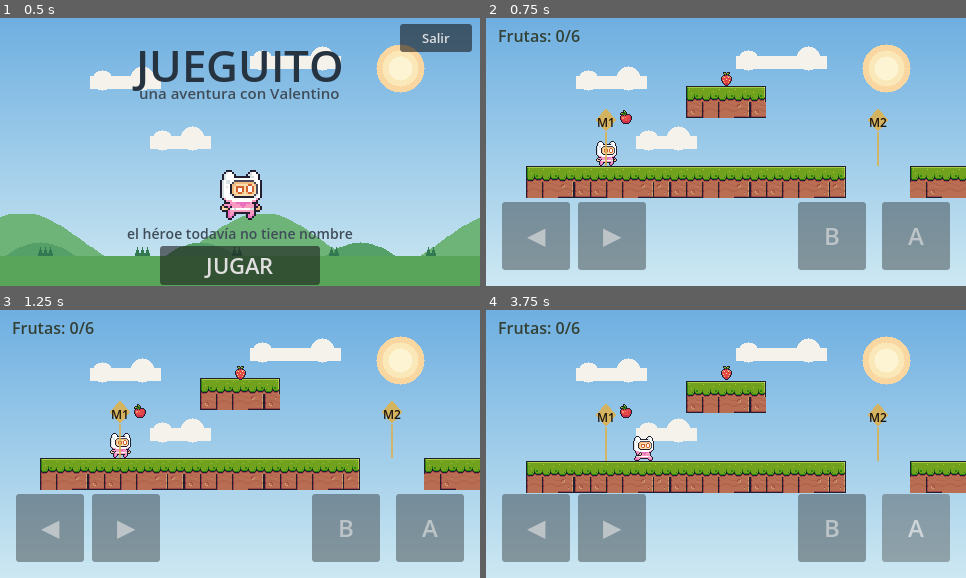
Above: before the commit, frames 1-4 (two rows, left to right).
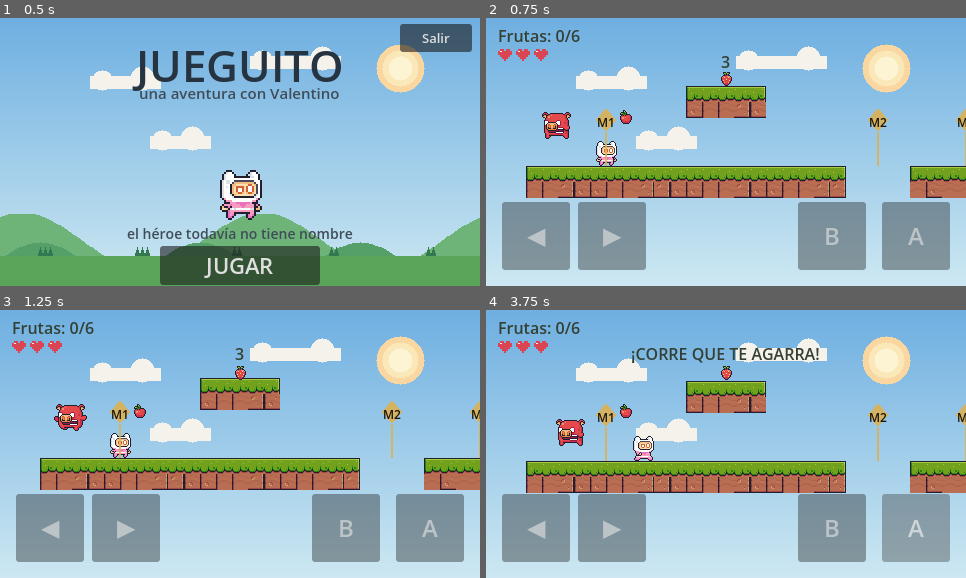
Above: after the commit, the same moments.

Repository: hectororviz/TinoGames
Game: Godot game, scene res://scenes/menu.tscn
The game is run twice, just before and just after one commit, with the same random seed, the same clock (stepped at 60 frames per second) and the same inputs.
Inputs:
- Up to frame 1 (0.5 s): no input
- Up to frame 2 (0.75 s): click "JUGAR" at 0.5 s
- Up to frame 3 (1.25 s): no input
- Up to frame 4 (3.75 s): click "◀" at 1.25 s; click "▶" at 2 s; click "A" at 2.75 s; tap Enter (ui_accept) at 3.5 s; hold Right (move_right) from 3.53 s (still down); tap J (dash) at 3.6 s

Frame 1 is identical in both runs. In frame 2, 0.9% of the frame differs, in the area x 2-100%, y 11-56%; in frame 3, 0.9%; in frame 4, 1.7%, in the area x 2-100%, y 11-57%.

Commit message:
Persecucion: chancho Angry Pig + 3s ventaja + 3 corazones, nivel lateral con pinchos y escalones

Diff:
--- /dev/null
+++ b/scenes/chaser.tscn
@@ -0,0 +1,8 @@
+[gd_scene load_steps=2 format=3]
+
+[ext_resource type="Script" path="res://scripts/chaser.gd" id="1_chase"]
+
+[node name="Chaser" type="Node2D"]
+script = ExtResource("1_chase")
+
+[node name="AnimatedSprite2D" type="AnimatedSprite2D" parent="."]
--- a/scenes/main.tscn
+++ b/scenes/main.tscn
@@ -10,6 +10,10 @@
 [ext_resource type="PackedScene" path="res://scenes/collectible.tscn" id="8_gem"]
 [ext_resource type="Texture2D" path="res://art/Apple.png" id="9_apple"]
 [ext_resource type="Texture2D" path="res://art/Strawberry.png" id="10_straw"]
+[ext_resource type="PackedScene" path="res://scenes/chaser.tscn" id="11_chase"]
+[ext_resource type="Texture2D" path="res://art/spk48.png" id="12_spk48"]
+[ext_resource type="Texture2D" path="res://art/spk64.png" id="13_spk64"]
+[ext_resource type="Texture2D" path="res://art/heart.png" id="14_heart"]
 
 [sub_resource type="RectangleShape2D" id="Rect_F1"]
 size = Vector2(320, 32)
@@ -20,8 +24,17 @@
 [sub_resource type="RectangleShape2D" id="Rect_P"]
 size = Vector2(64, 12)
 
-[sub_resource type="RectangleShape2D" id="Rect_HF"]
-size = Vector2(128, 32)
+[sub_resource type="RectangleShape2D" id="Rect_S1"]
+size = Vector2(48, 32)
+
+[sub_resource type="RectangleShape2D" id="Rect_S2"]
+size = Vector2(48, 64)
+
+[sub_resource type="RectangleShape2D" id="Rect_Sp1"]
+size = Vector2(48, 16)
+
+[sub_resource type="RectangleShape2D" id="Rect_Sp2"]
+size = Vector2(64, 16)
 
 [sub_resource type="RectangleShape2D" id="Rect_F4"]
 size = Vector2(160, 32)
@@ -71,21 +84,13 @@
 position = Vector2(-200, -60)
 shape = SubResource("Rect_P")
 
-[node name="P2" type="CollisionShape2D" parent="Geometry"]
-position = Vector2(100, -90)
-shape = SubResource("Rect_P")
-
-[node name="P3" type="CollisionShape2D" parent="Geometry"]
-position = Vector2(190, -130)
-shape = SubResource("Rect_P")
-
-[node name="P4" type="CollisionShape2D" parent="Geometry"]
-position = Vector2(290, -160)
-shape = SubResource("Rect_P")
-
-[node name="HF" type="CollisionShape2D" parent="Geometry"]
-position = Vector2(364, -144)
-shape = SubResource("Rect_HF")
+[node name="S1" type="CollisionShape2D" parent="Geometry"]
+position = Vector2(220, -16)
+shape = SubResource("Rect_S1")
+
+[node name="S2" type="CollisionShape2D" parent="Geometry"]
+position = Vector2(280, -32)
+shape = SubResource("Rect_S2")
 
 [node name="F4" type="CollisionShape2D" parent="Geometry"]
 position = Vector2(540, 16)
@@ -93,6 +98,14 @@
 
 [node name="Visuals" type="Node2D" parent="."]
 
+[node name="Spikes1" type="Sprite2D" parent="Visuals"]
+position = Vector2(120, -8)
+texture = ExtResource("12_spk48")
+
+[node name="Spikes2" type="Sprite2D" parent="Visuals"]
+position = Vector2(520, -8)
+texture = ExtResource("13_spk64")
+
 [node name="Killzone" type="Area2D" parent="."]
 position = Vector2(0, 190)
 
@@ -104,6 +117,21 @@
 
 [node name="Shape" type="CollisionShape2D" parent="Exit"]
 shape = SubResource("Rect_Exit")
+
+[node name="Spikes1" type="Area2D" parent="."]
+position = Vector2(120, -8)
+
+[node name="Shape" type="CollisionShape2D" parent="Spikes1"]
+shape = SubResource("Rect_Sp1")
+
+[node name="Spikes2" type="Area2D" parent="."]
+position = Vector2(520, -8)
+
+[node name="Shape" type="CollisionShape2D" parent="Spikes2"]
+shape = SubResource("Rect_Sp2")
+
+[node name="Chaser" parent="." instance=ExtResource("11_chase")]
+position = Vector2(-370, -40)
 
 [node name="HUD" type="CanvasLayer" parent="."]
 layer = 5
@@ -118,6 +146,31 @@
 theme_override_colors/font_color = Color(0.2, 0.25, 0.2, 1)
 theme_override_font_sizes/font_size = 16
 text = "Frutas: 0/6"
+
+[node name="Hearts" type="HBoxContainer" parent="HUD"]
+offset_left = 12.0
+offset_top = 32.0
+offset_right = 70.0
+offset_bottom = 46.0
+theme_override_constants/separation = 4
+
+[node name="Heart1" type="TextureRect" parent="HUD/Hearts"]
+custom_minimum_size = Vector2(14, 14)
+texture = ExtResource("14_heart")
+expand_mode = 1
+stretch_mode = 5
+
+[node name="Heart2" type="TextureRect" parent="HUD/Hearts"]
+custom_minimum_size = Vector2(14, 14)
+texture = ExtResource("14_heart")
+expand_mode = 1
+stretch_mode = 5
+
+[node name="Heart3" type="TextureRect" parent="HUD/Hearts"]
+custom_minimum_size = Vector2(14, 14)
+texture = ExtResource("14_heart")
+expand_mode = 1
+stretch_mode = 5
 
 [node name="MsgLabel" type="Label" parent="HUD"]
 unique_name_in_owner = true
@@ -153,16 +206,10 @@
 text = "M2"
 
 [node name="M3" parent="." instance=ExtResource("4_mile")]
-position = Vector2(340, 0)
+position = Vector2(40, 0)
 
 [node name="Tag" parent="M3"]
 text = "M3"
-
-[node name="M4" parent="." instance=ExtResource("4_mile")]
-position = Vector2(310, -160)
-
-[node name="Tag" parent="M4"]
-text = "M4"
 
 [node name="M5" parent="." instance=ExtResource("4_mile")]
 position = Vector2(560, 0)
@@ -179,19 +226,19 @@
 sprite = ExtResource("10_straw")
 
 [node name="F3" parent="." instance=ExtResource("8_gem")]
-position = Vector2(100, -118)
+position = Vector2(120, -48)
 sprite = ExtResource("9_apple")
 
 [node name="F4" parent="." instance=ExtResource("8_gem")]
-position = Vector2(290, -188)
+position = Vector2(250, -110)
 sprite = ExtResource("10_straw")
 
 [node name="F5" parent="." instance=ExtResource("8_gem")]
-position = Vector2(364, -188)
+position = Vector2(540, -48)
 sprite = ExtResource("9_apple")
 
 [node name="F6" parent="." instance=ExtResource("8_gem")]
-position = Vector2(540, -28)
+position = Vector2(430, -70)
 sprite = ExtResource("10_straw")
 
 [node name="TouchControls" type="CanvasLayer" parent="."]
@@ -256,5 +303,5 @@
 offset_right = 472.0
 offset_bottom = 24.0
 theme_override_font_sizes/font_size = 12
-text = "A salta (x2 doble) · B dash · R reinicia · reportar por M1-M5"
+text = "A salta (x2) · B dash · ¡QUE NO TE AGARRE!"
 horizontal_alignment = 1
--- /dev/null
+++ b/scripts/chaser.gd
@@ -0,0 +1,64 @@
+extends Node2D
+## Chancho perseguidor: vuela hacia el jugador (sin atorarse nunca).
+## Arranca quieto en la jaula; main lo activa tras la cuenta regresiva.
+## Si te toca: pierdes 1 corazón y ambos salen despedidos.
+
+
+@export var chase_speed: float = 92.0
+@export var max_bonus: float = 13.0
+@export var catch_dist: float = 18.0
+
+const SHEET: Texture2D = preload("res://art/pig.png")
+
+var active: bool = false
+var home: Vector2
+
+@onready var _spr: AnimatedSprite2D = $AnimatedSprite2D
+
+
+func _ready() -> void:
+	add_to_group("chaser")
+	home = global_position
+	var sf := SpriteFrames.new()
+	sf.add_animation("run")
+	sf.set_animation_speed("run", 12)
+	sf.set_animation_loop("run", true)
+	for i in 12:
+		var a := AtlasTexture.new()
+		a.atlas = SHEET
+		a.region = Rect2(i * 36, 0, 36, 30)
+		sf.add_frame("run", a)
+	_spr.sprite_frames = sf
+	_spr.play("run")
+
+
+func activate() -> void:
+	active = true
+
+
+func reset() -> void:
+	active = false
+	global_position = home
+
+
+func shove_back() -> void:
+	global_position.x -= 200.0
+
+
+func _physics_process(delta: float) -> void:
+	if not active:
+		return
+	var player := get_tree().get_first_node_in_group("player") as Node2D
+	if player == null:
+		return
+	var dx := player.global_position.x - global_position.x
+	# Goma: si se escapa mucho, acelera (con tope para que sea justo).
+	var bonus := clampf((absf(dx) - 250.0) / 100.0, 0.0, max_bonus)
+	var sp := chase_speed + bonus
+	global_position.x += signf(dx) * sp * delta if dx != 0.0 else 0.0
+	var ty: float = player.global_position.y - 8.0
+	global_position.y = lerpf(global_position.y, ty, 1.0 - exp(-3.0 * delta))
+	_spr.flip_h = dx < 0.0
+	if absf(dx) < catch_dist and absf(player.global_position.y - global_position.y) < 24.0:
+		if player.has_method("take_damage"):
+			player.take_damage(1, global_position)
--- a/scripts/hud.gd
+++ b/scripts/hud.gd
@@ -11,6 +11,13 @@
 	(%FruitLabel as Label).text = _counter()
 	(%MsgLabel as Label).hide()
 	(%MsgTimer as Timer).timeout.connect((_msg() as Label).hide)
+	set_hearts(3)
+
+
+func set_hearts(n: int) -> void:
+	var hearts := get_node("Hearts")
+	for i in hearts.get_child_count():
+		(hearts.get_child(i) as CanvasItem).visible = i < n
 
 
 func _msg() -> Label:
--- a/scripts/main.gd
+++ b/scripts/main.gd
@@ -1,5 +1,5 @@
 extends Node2D
-## Pantalla de juego: pinta tiles PA sobre la colisión, cámara, foso, meta y R.
+## Nivel persecución: cuenta regresiva, pinchos, meta y reinicio de ronda.
 
 
 const TILESET_TEX: Texture2D = preload("res://art/tiles_pa.png")
@@ -52,7 +52,13 @@
 			layer.set_cell(cell, 0, Vector2i(idx, 0))
 
 
+var _cd: float = 3.0
+var _last_n: int = 4
+var _won: bool = false
+
+
 func _ready() -> void:
+	add_to_group("main")
 	_build_tiles()
 	var cam := get_tree().get_first_node_in_group("player_camera") as Camera2D
 	if cam != null:
@@ -61,15 +67,51 @@
 		cam.limit_right = 660
 		cam.limit_bottom = 120
 	($Killzone as Area2D).body_entered.connect(_on_killzone_body)
+	($Spikes1 as Area2D).body_entered.connect(_on_spike_body.bind($Spikes1 as Area2D))
+	($Spikes2 as Area2D).body_entered.connect(_on_spike_body.bind($Spikes2 as Area2D))
 	($Exit as Area2D).body_entered.connect(_on_exit_body)
 
 
-func _on_exit_body(body: Node2D) -> void:
-	if not body.has_method("respawn"):
+func _hud() -> Node:
+	return get_tree().get_first_node_in_group("hud")
+
+
+func _process(delta: float) -> void:
+	if _won:
 		return
-	var hud := get_tree().get_first_node_in_group("hud")
+	if _cd > 0.0:
+		_cd -= delta
+		var n := int(ceil(_cd))
+		if n != _last_n and n >= 1:
+			_last_n = n
+			var hud := _hud()
+			if hud != null and hud.has_method("show_msg"):
+				hud.call("show_msg", str(n))
+		if _cd <= 0.0:
+			var chaser := get_tree().get_first_node_in_group("chaser")
+			if chaser != null and chaser.has_method("activate"):
+				chaser.call("activate")
+			var hud2 := _hud()
+			if hud2 != null and hud2.has_method("show_msg"):
+				hud2.call("show_msg", "¡CORRE QUE TE AGARRA!")
+
+
+func restart_round() -> void:
+	_won = false
+	_cd = 3.0
+	_last_n = 4
+	var player := get_tree().get_first_node_in_group("player")
+	if player != null:
+		if player.has_method("full_heal"):
+			player.call("full_heal")
+		if player.has_method("respawn"):
+			player.call("respawn")
+	var chaser := get_tree().get_first_node_in_group("chaser")
+	if chaser != null and chaser.has_method("reset"):
+		chaser.call("reset")
+	var hud := _hud()
 	if hud != null and hud.has_method("show_msg"):
-		hud.show_msg("¡META! ¿Otra vuelta? Pulsa R")
+		hud.call("show_msg", "¡Otra vez! Tomá ventaja...")
 
 
 func _on_killzone_body(body: Node2D) -> void:
@@ -77,6 +119,23 @@
 		body.respawn()
 
 
+func _on_spike_body(body: Node2D, spike: Area2D) -> void:
+	if body.has_method("take_damage") and body.has_method("respawn"):
+		body.take_damage(1, spike.global_position)
+
+
+func _on_exit_body(body: Node2D) -> void:
+	if _won or not body.has_method("respawn"):
+		return
+	_won = true
+	var chaser := get_tree().get_first_node_in_group("chaser")
+	if chaser != null:
+		chaser.set("active", false)
+	var hud := _hud()
+	if hud != null and hud.has_method("show_msg"):
+		hud.call("show_msg", "¡ESCAPASTE! ¿Otra vuelta? Pulsa R")
+
+
 func _unhandled_input(event: InputEvent) -> void:
 	if event.is_action_pressed("restart"):
 		get_tree().reload_current_scene()
--- a/scripts/player.gd
+++ b/scripts/player.gd
@@ -20,14 +20,21 @@
 @export var dash_time: float = 0.12
 @export var dash_cooldown: float = 0.8
 
+@export_group("Vida")
+@export var max_hp: int = 3
+@export var invuln_time: float = 1.0
+
 const SHEET: Texture2D = preload("res://art/pink.png")
 const CELL: int = 32
 
 var facing: int = 1
 var start_position: Vector2
+var hp: int
 var _coyote: float = 0.0
 var _buffer: float = 0.0
 var _dj_used: bool = false
+var _invuln: float = 0.0
+var _blink: float = 0.0
 var _dash_t: float = 0.0
 var _dash_cd: float = 0.0
 
@@ -46,7 +53,9 @@
 
 
 func _ready() -> void:
+	add_to_group("player")
 	start_position = global_position
+	hp = max_hp
 	var sf := SpriteFrames.new()
 	_add_anim(sf, "idle", [0], 1)
 	_add_anim(sf, "run", [1, 2], 8)
@@ -100,6 +109,48 @@
 	_update_anim()
 
 
+func _process(delta: float) -> void:
+	if _invuln > 0.0:
+		_invuln -= delta
+		_blink += delta
+		modulate.a = 0.35 + 0.3 * sin(_blink * 30.0)
+		if _invuln <= 0.0:
+			modulate.a = 1.0
+
+
+func take_damage(amount: int, from_pos: Vector2) -> void:
+	if _invuln > 0.0:
+		return
+	hp -= amount
+	var hud := get_tree().get_first_node_in_group("hud")
+	if hud != null and hud.has_method("set_hearts"):
+		hud.call("set_hearts", hp)
+	if hud != null and hud.has_method("show_msg"):
+		hud.call("show_msg", "¡Te agarró!")
+	if hp <= 0:
+		var main := get_tree().get_first_node_in_group("main")
+		if main != null and main.has_method("restart_round"):
+			main.call("restart_round")
+		return
+	var away := signf(global_position.x - from_pos.x)
+	if away == 0.0:
+		away = 1.0
+	velocity = Vector2(away * 160.0, -180.0)
+	_invuln = invuln_time
+	var chaser := get_tree().get_first_node_in_group("chaser")
+	if chaser != null and chaser.has_method("shove_back"):
+		chaser.call("shove_back")
+
+
+func full_heal() -> void:
+	hp = max_hp
+	_invuln = 0.0
+	modulate.a = 1.0
+	var hud := get_tree().get_first_node_in_group("hud")
+	if hud != null and hud.has_method("set_hearts"):
+		hud.call("set_hearts", hp)
+
+
 func _update_anim() -> void:
 	_spr.flip_h = facing < 0
 	if not is_on_floor():
Binary file added: art/heart.png
Not shown, added: art/heart.png.import
Binary file added: art/pig.png
Not shown, added: art/pig.png.import
Binary file added: art/spk48.png
Not shown, added: art/spk48.png.import
Binary file added: art/spk64.png
Not shown, added: art/spk64.png.import
Binary file added: art/vendor_pa_spike.png
Not shown, added: art/vendor_pa_spike.png.import
Not shown, changed: docs/MAPA.txt
Not shown: 1 places in scenes/main.tscn that only renumber resources
(and 3 more such lines)
